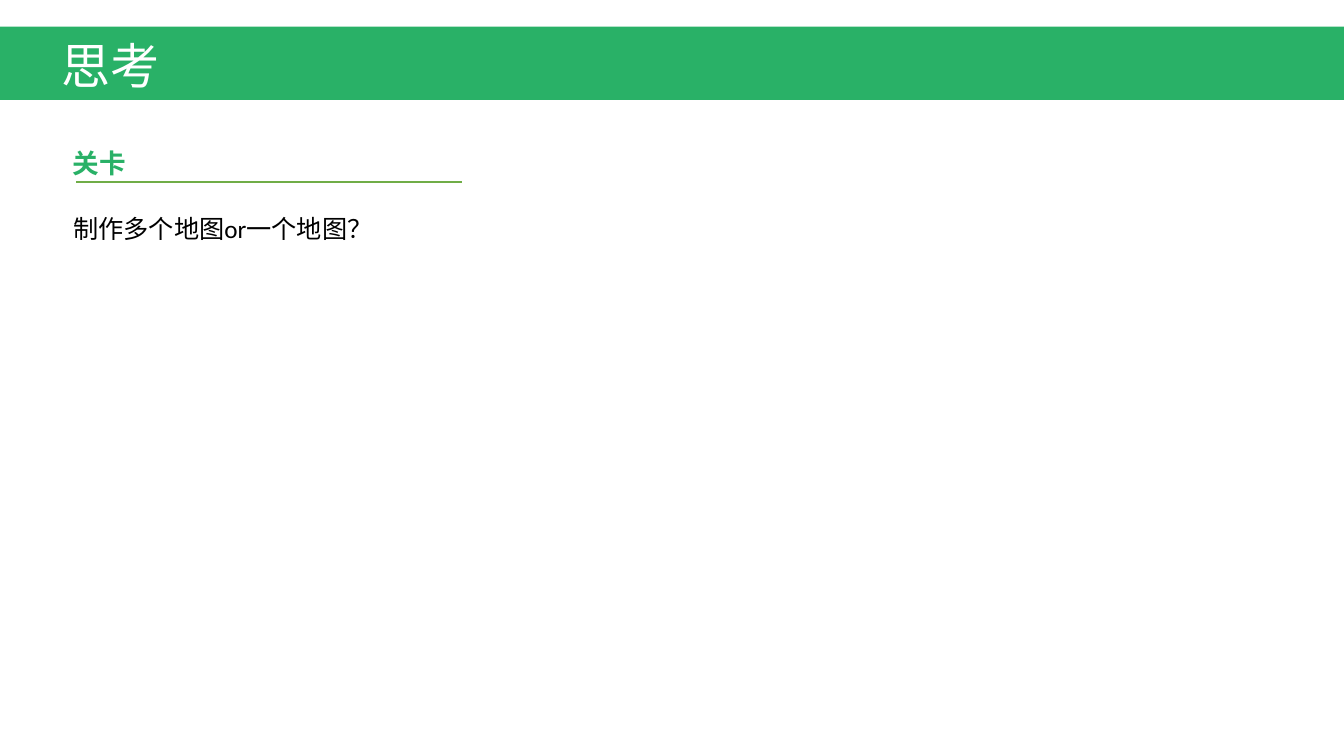
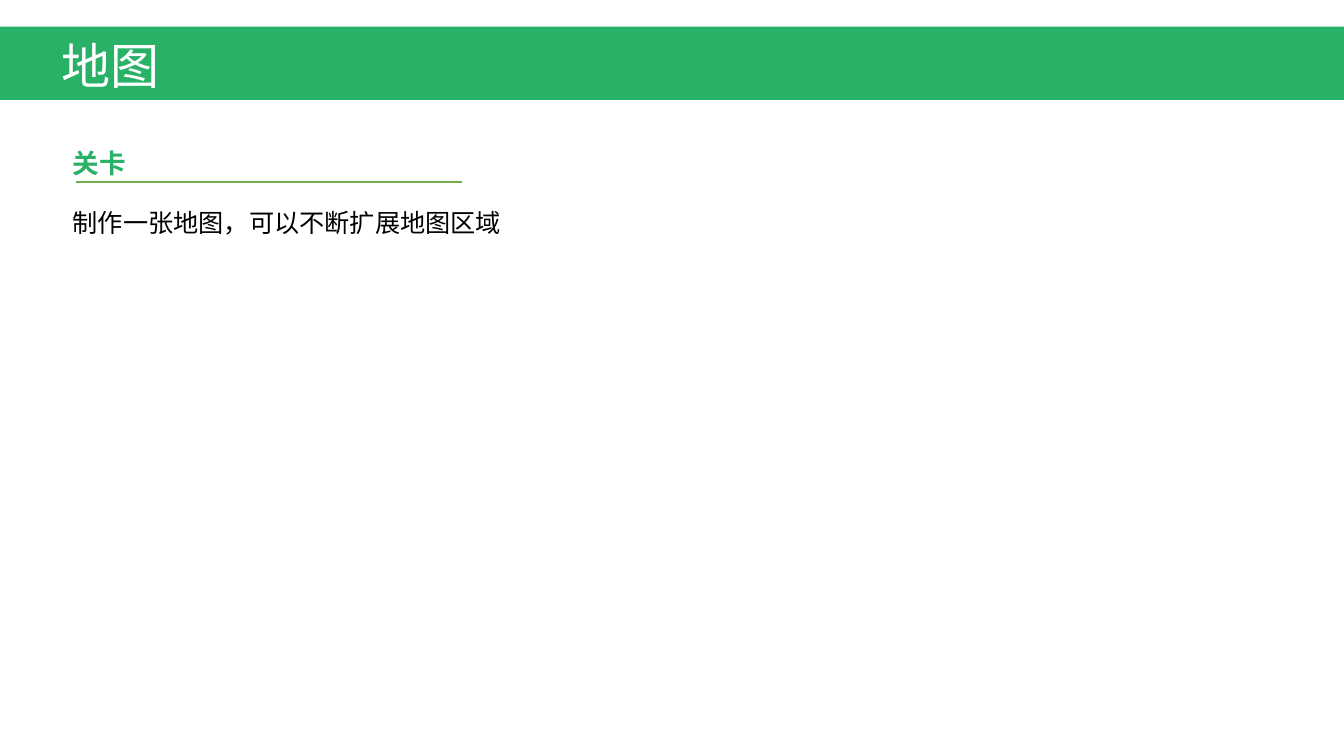
Before and after one commit to EscapeChuanxiao/ChuanXiao, a slide deck: slide 6 of 游戏概要.pptx (slide 5 before the commit). Drawn at 1344x756 pixels with LibreOffice and Linux fonts; fonts in the diff are those of the drawing. Boxes give left, top, right and bottom in pixels: in the first picture for what was removed or moved away, otherwise in the second. Text is boxed around its words. In the diff, an @@ line names an element or a change of style, - is before the commit and + after.

```diff
--- a/游戏概要.pptx
+++ b/游戏概要.pptx
@@ text at (61, 43, 159, 88): text changed @@
-思考
+地图
@@ text at (73, 210, 501, 235): text changed @@
-制作多个地图or一个地图？
+制作一张地图，可以不断扩展地图区域
```
Also in this commit, not shown: 3 other slides changed, 3 slides added, 2 slides removed, 1 other file.
